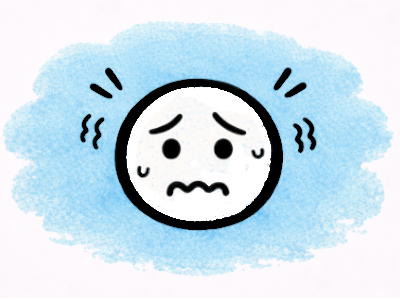
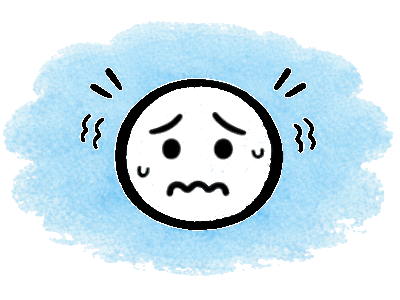
Revision of a layered 400x300 image; what changed, layer by layer:
painted on "E1.png" over left=0, top=0, right=400, bottom=298
added layer "Livello #2" above "Livello #3" over left=3, top=21, right=394, bottom=276
